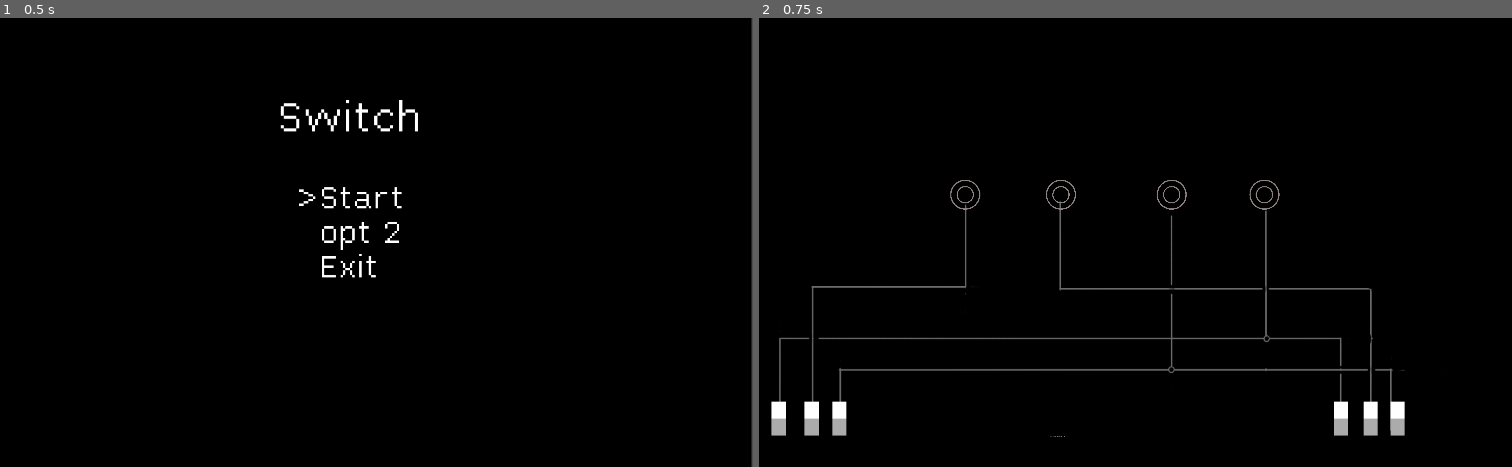
Above: before the commit, frames 1-2 (left to right).
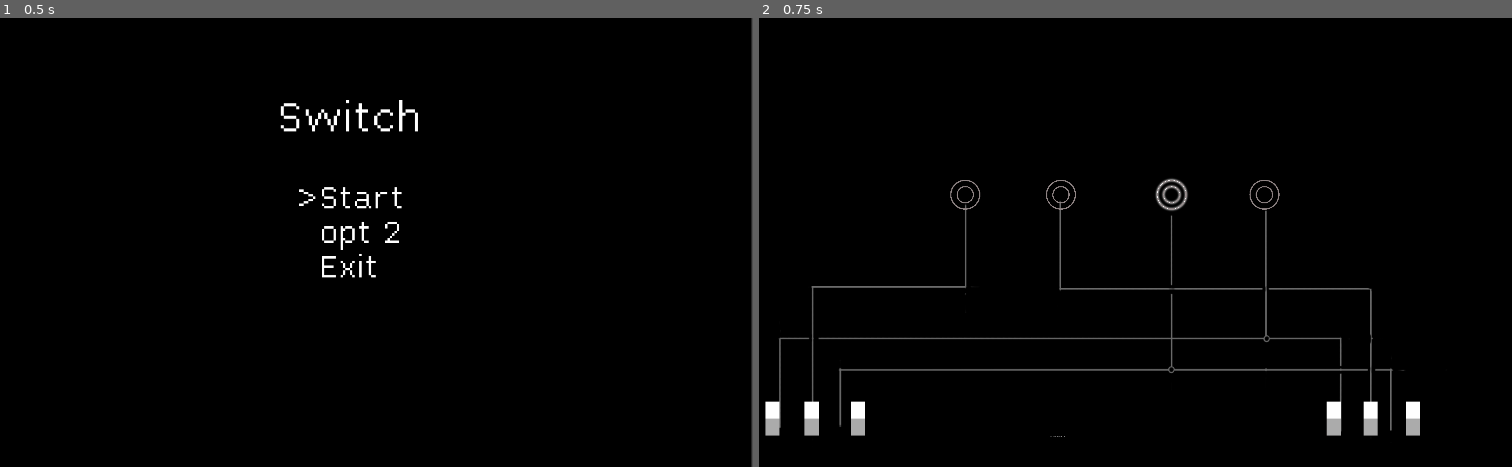
Above: after the commit, the same moments.

Repository: DragonCat4012/Switch
Game: Godot game, scene res://menu.tscn
Same seed, same stepped clock (60 frames per second), same inputs: the game is played once before the commit and once after it.
Inputs (mouse positions are in pixels of both pictures, inside the frame that each line leads up to):
- Up to frame 1 (0.5 s): no input
- Up to frame 2 (0.75 s): tap Enter (ui_accept) at 0.5 s; move the mouse to (1286, 220) at 0.52 s; hold Up (ui_up) from 0.53 s (still down); click (1286, 220) at 0.67 s

Frame 1 is identical in both runs. In frame 2, 1.0% of the frame differs, in the area x 0-88%, y 35-94%.

Commit message:
Add lamps wuhu

Diff:
--- a/Sprites/Lamps/Lamp.gd
+++ b/Sprites/Lamps/Lamp.gd
@@ -8,6 +8,10 @@
 	set_process_input(true)
 	texture = offTexture
 
+func reset():
+	isOn = randi() % 2
+	_updateSprite()
+
 func toggleStatus():
 	isOn = !isOn
 	_updateSprite()
--- a/game.gd
+++ b/game.gd
@@ -1,9 +1,9 @@
 extends Node2D
 
-@onready var lamp1 = $"MarginContainer/Lamp_1"
-@onready var lamp2 = $"MarginContainer/Lamp_2"
-@onready var lamp3 = $"MarginContainer/Lamp_3"
-@onready var lamp4 = $"MarginContainer/Lamp_4"
+@onready var lamp1 = $"MarginContainer/Lamp 1"
+@onready var lamp2 = $"MarginContainer/Lamp 2"
+@onready var lamp3 = $"MarginContainer/Lamp 3"
+@onready var lamp4 = $"MarginContainer/Lamp 4"
 
 var map_dict = { # key=switch, value=lamp
 	1: 4,
@@ -15,14 +15,17 @@
 }
 
 func _ready():
-	pass # Replace with function body.
+	lamp1.reset()
+	lamp2.reset()
+	lamp3.reset()
+	lamp4.reset()
 
 # Called every frame. 'delta' is the elapsed time since the previous frame.
 func _process(delta):
 	pass
 
 func switch_activated(_switch_number, _isOn):
-	lamp1.toggleStatus()
+	toggleLamp(map_dict[_switch_number])
 
 func toggleLamp(_lampID):
 	if _lampID == 1:
@@ -33,3 +36,6 @@
 		lamp3.toggleStatus()
 	elif _lampID == 4:
 		lamp4.toggleStatus()
+
+func randomBool():
+	return randi() % 2
--- a/game.tscn
+++ b/game.tscn
@@ -36,7 +36,7 @@
 texture = ExtResource("2_cey4v")
 
 [node name="Switch 1" type="Sprite2D" parent="MarginContainer"]
-position = Vector2(160, 965)
+position = Vector2(145, 965)
 scale = Vector2(0.05, 0.05)
 texture = ExtResource("3_tksxr")
 script = ExtResource("3_gwxeo")
@@ -50,14 +50,14 @@
 metadata/id = 2
 
 [node name="Switch 3" type="Sprite2D" parent="MarginContainer"]
-position = Vector2(306, 965)
+position = Vector2(350, 965)
 scale = Vector2(0.05, 0.05)
 texture = ExtResource("3_tksxr")
 script = ExtResource("3_gwxeo")
 metadata/id = 3
 
 [node name="Switch 4" type="Sprite2D" parent="MarginContainer"]
-position = Vector2(1511, 965)
+position = Vector2(1494, 965)
 scale = Vector2(0.05, 0.05)
 texture = ExtResource("3_tksxr")
 script = ExtResource("3_gwxeo")
@@ -71,13 +71,13 @@
 metadata/id = 5
 
 [node name="Switch 6" type="Sprite2D" parent="MarginContainer"]
-position = Vector2(1647, 965)
+position = Vector2(1684, 965)
 scale = Vector2(0.05, 0.05)
 texture = ExtResource("3_tksxr")
 script = ExtResource("3_gwxeo")
 metadata/id = 6
 
-[node name="Lamp_1" type="Sprite2D" parent="MarginContainer"]
+[node name="Lamp 1" type="Sprite2D" parent="MarginContainer"]
 position = Vector2(604, 425)
 scale = Vector2(0.05, 0.05)
 texture = ExtResource("5_4jnr2")
